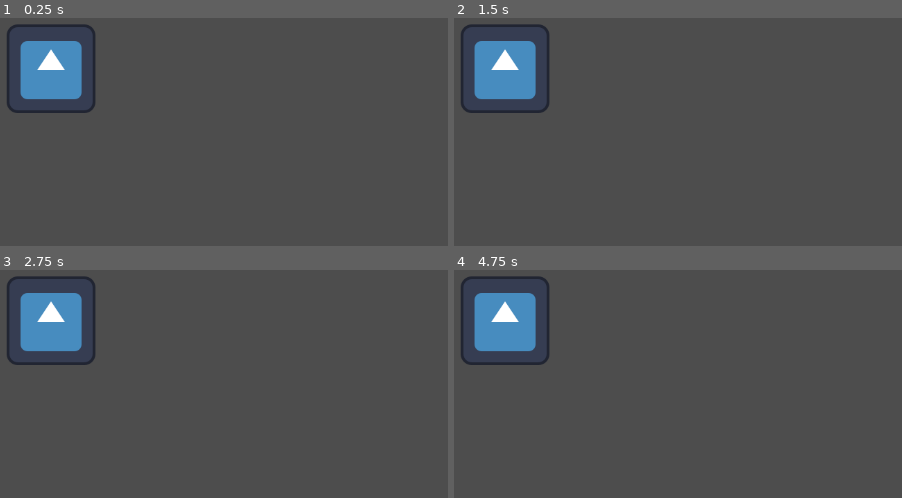
Above: before the commit, frames 1-4 (two rows, left to right).
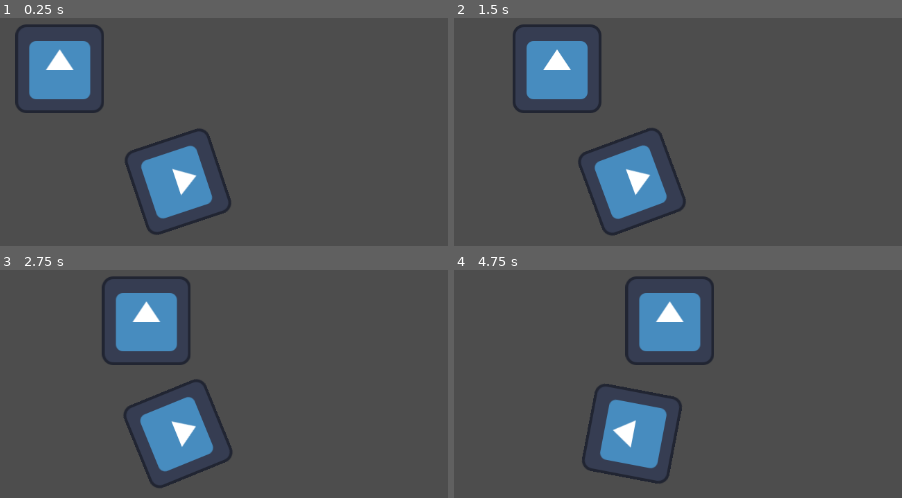
Above: after the commit, the same moments.

Repository: GaliardArt/GemCatcherGodot
Game: Godot game, scene res://Scenes/Test/Test.tscn
Two runs of this game, one before a commit and one after it. Both use one fixed random seed, a clock stepped at 60 frames per second and the inputs below. The engine's default icon, where the game draws it, is replaced by a stand-in: a white triangle on a blue panel in a dark square.
Inputs:
- Up to frame 1 (0.25 s): no input
- Up to frame 2 (1.5 s): no input
- Up to frame 3 (2.75 s): no input
- Up to frame 4 (4.75 s): no input

The runs differ from the first frame. In frame 1, 7.1% of the frame differs, in the area x 1-52%, y 2-96%; in frame 2, 12%; in frame 3, 13%; in frame 4, 14%, in the area x 1-59%, y 2-94%.

Commit message:
Scripting Test

Diff:
--- /dev/null
+++ b/Scenes/Test/Test.gd
@@ -0,0 +1,17 @@
+extends Node2D
+
+@onready var icon: Sprite2D = $Icon
+@onready var icon_2: Sprite2D = $Icon2
+
+
+
+# Called when the node enters the scene tree for the first time.
+func _ready() -> void:
+	pass # Replace with function body.
+
+
+# Called every frame. 'delta' is the elapsed time since the previous frame.
+func _process(delta: float) -> void:
+	#$Icon.position.x = $Icon.position.x + 50 * delta
+	icon.position.x += 50 * delta
+	icon_2.rotation += 5 * delta
--- a/Scenes/Test/Test.tscn
+++ b/Scenes/Test/Test.tscn
@@ -1,9 +1,15 @@
-[gd_scene load_steps=2 format=3 uid="uid://cqwjpiiilvyiw"]
+[gd_scene load_steps=3 format=3 uid="uid://cqwjpiiilvyiw"]
 
 [ext_resource type="Texture2D" uid="uid://cpslr4bx7is3h" path="res://icon.svg" id="1_dr6pc"]
+[ext_resource type="Script" uid="uid://bhmkhgo82dqv8" path="res://Scenes/Test/Test.gd" id="1_wjuvt"]
 
 [node name="Test" type="Node2D"]
+script = ExtResource("1_wjuvt")
 
 [node name="Icon" type="Sprite2D" parent="."]
 position = Vector2(101, 105)
 texture = ExtResource("1_dr6pc")
+
+[node name="Icon2" type="Sprite2D" parent="."]
+position = Vector2(284, 268)
+texture = ExtResource("1_dr6pc")
--- a/project.godot
+++ b/project.godot
@@ -19,6 +19,11 @@
 
 project/assembly_name="Gem"
 
+[editor]
+
+naming/scene_name_casing=1
+naming/script_name_casing=1
+
 [rendering]
 
 renderer/rendering_method="mobile"
Not shown, added: Scenes/Test/Test.gd.uid
Not shown, removed: Godot.gitignore
